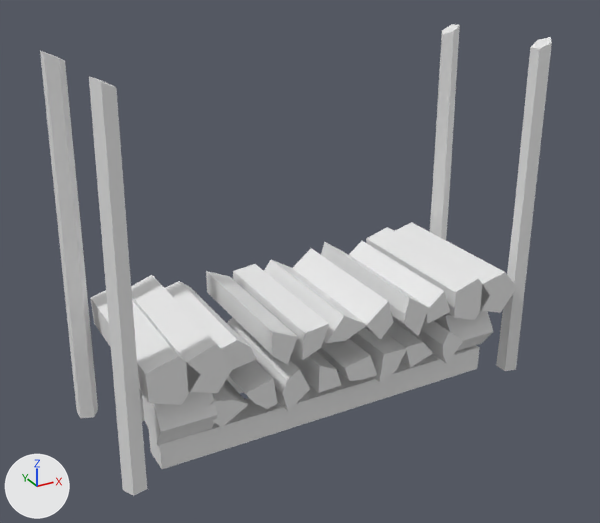
Two versions of the glTF model art/kit/buildings/building.woodpile/building.woodpile.glb, one commit apart.
Camera for both pictures: a 50 mm camera at (-1.103, -1.954, 1.418) aimed at (-0.04, -0.021, 0.452). The axes (+X, +Y, +Z) are drawn at lower left. The lights are the same throughout. The first picture is the older version. Vertices at exactly the same position are counted once.

The first picture shows 'woodpile'.
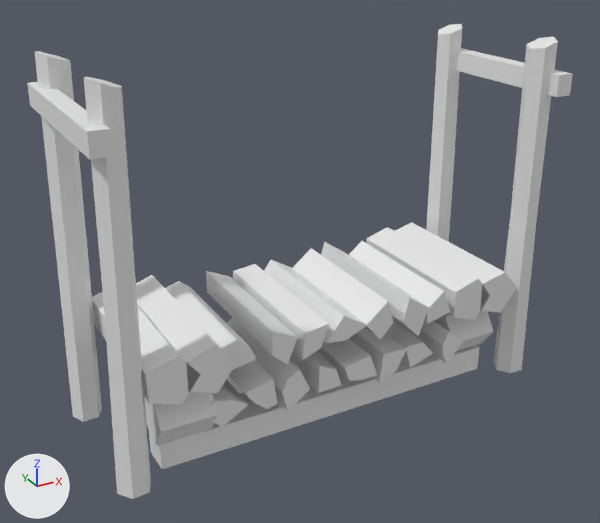
The change, as a list of edits to the scene's bpy script:
```text
Change me_woodpile:
    used by ob_woodpile; location = (0.0, 0.0, 0.0)
    remove me_woodpile.from_pydata(...)  # 290 vertices, 452 faces; spans x -0.673..0.675, y -0.24..0.242, z 0.0..1.074
    add me_woodpile.from_pydata(...)  # 318 vertices, 496 faces; spans x -0.69..0.688, y -0.279..0.278, z 0.0..1.073
    me_woodpile part 1: a new loose piece, a box spanning x -0.68..-0.63, y -0.278..0.278, z 0.917..0.977, in mat_palette (white #e7e7e7)
    me_woodpile part 2: a new loose piece, a box spanning x 0.632..0.682, y -0.279..0.265, z 0.908..0.968, in mat_palette (white #e7e7e7)
    me_woodpile part 3: the loose piece of 15 vertices spanning x 0.591..0.664, y 0.166..0.229, z 0.0..1.046 is rebuilt with 18 vertices and now spans x 0.578..0.679, y 0.154..0.239, z 0.0..1.047
    me_woodpile part 4: the loose piece of 15 vertices spanning x 0.599..0.675, y -0.237..-0.17, z 0.0..1.06 is rebuilt with 18 vertices and now spans x 0.583..0.688, y -0.246..-0.159, z 0.0..1.06
    me_woodpile part 5
    11 vertices are removed from x -0.664..-0.595, y -0.235..0.234, z 0.0..1.074
    46 faces are deleted
    19 vertices move from x -0.673..-0.592, y -0.232..0.237, z 0.0..1.047 to x -0.67..-0.58, y -0.246..0.243, z 0.0..1.065
    17 vertices are added at x -0.69..-0.577, y -0.242..0.246, z 0.0..1.073
    56 new faces join them
```

Pixel boxes [x1, y1, x2, y2] of what changed, in the pictures (600 x 523 px; the box of a moved part takes in the faces that stretch with it):
'woodpile', reshaped (7% wider)
    before: [40, 24, 552, 496]
    after: [27, 24, 573, 499]
part 1 of me_woodpile, added
    after: [27, 82, 113, 160]
part 2 of me_woodpile, added
    after: [457, 48, 573, 97]
part 3 of me_woodpile, rebuilt (19% wider)
    before: [430, 24, 460, 240]
    after: [426, 24, 462, 242]
part 4 of me_woodpile, rebuilt (16% wider)
    before: [496, 37, 552, 371]
    after: [493, 37, 558, 373]
part 5 of me_woodpile, moved or reshaped
    before: [40, 51, 147, 496]
    after: [35, 51, 151, 499]
